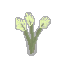
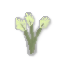
Before/after of a 64px x 64px layered artwork. What changed in the layer stack:
painted on "Layer 2" over [14,12,52,33]
painted on "Layer 1" over [22,21,45,56]
painted on "Layer 3" over [14,12,53,57]
